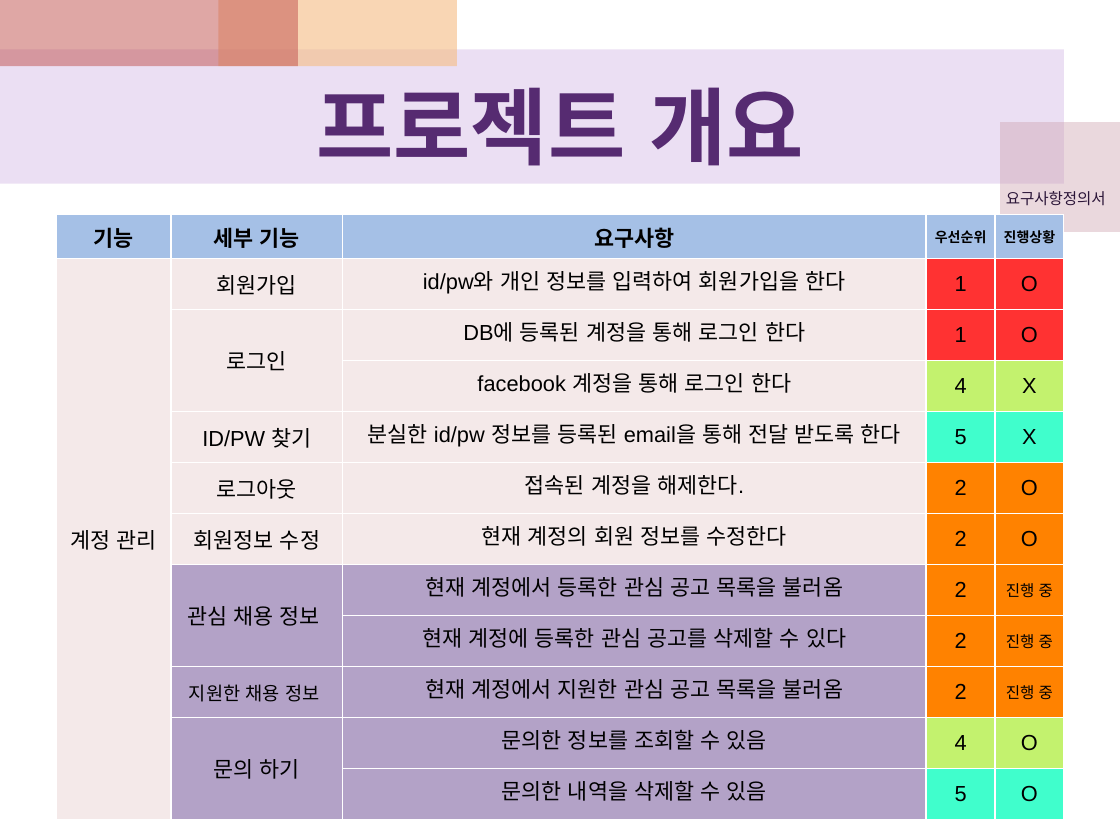
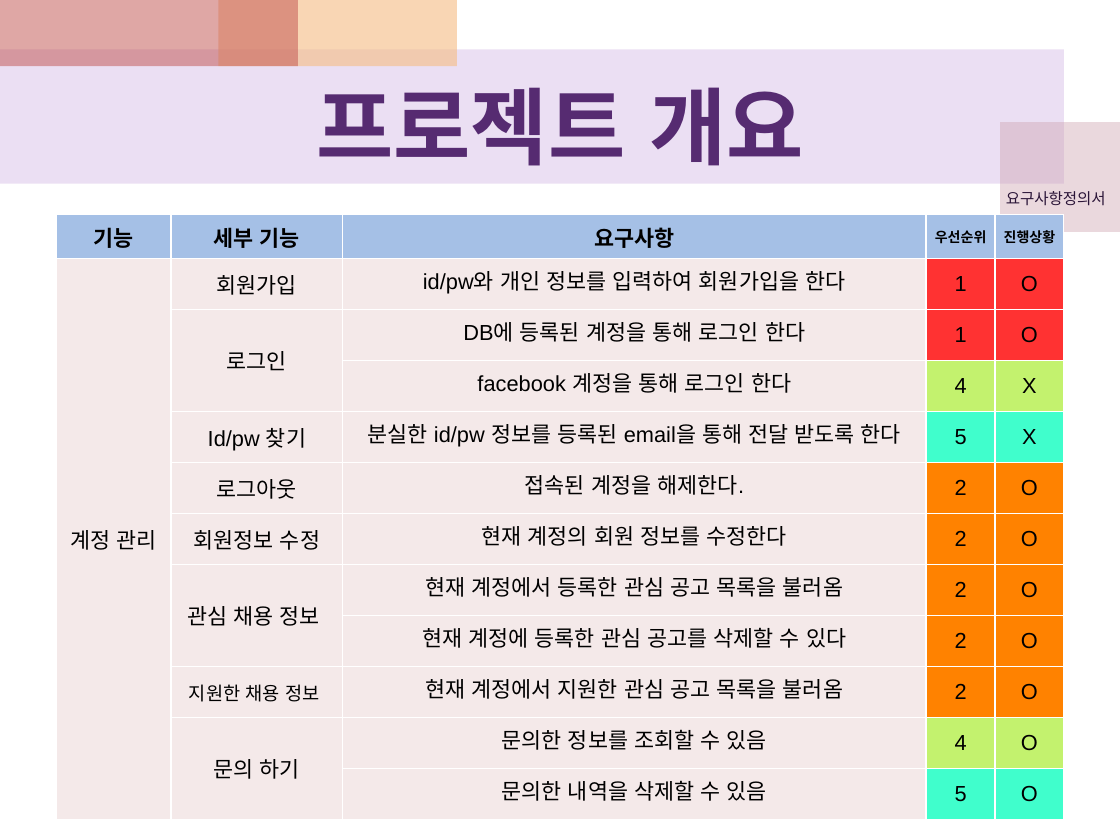
Before and after one commit to JunhyeokKim/javarajob, a slide deck: slide 10 of WebContent/doc/term04(6.1~6.30)/[6조]_term04_170706_javarajob_final.pptx (slide 4 before the commit). Drawn at 1120x840 pixels with LibreOffice and Linux fonts; fonts in the diff are those of the drawing. Boxes give left, top, right and bottom in pixels: in the first picture for what was removed or moved away, otherwise in the second. Text is boxed around its words. In the diff, an @@ line names an element or a change of style, - is before the commit and + after.

Commit message:
css 80프로 완료, email 라이브러리 및 bean 추가

```diff
--- a/WebContent/doc/term04(6.1~6.30)/[6조]_term04_170706_javarajob_final.pptx
+++ b/WebContent/doc/term04(6.1~6.30)/[6조]_term04_170706_javarajob_final.pptx
@@ table at box(56, 215, 1063, 828) @@
-row 5, column 2: ID/PW 찾기
+row 5, column 2: Id/pw 찾기
-row 8, column 5: 진행 중
+row 8, column 5: O
-row 9, column 5: 진행 중
+row 9, column 5: O
-row 10, column 5: 진행 중
+row 10, column 5: O
@@ fill #B3A2C7 to #F4E9E9 in 8 cells @@
```
Also in this commit, not shown: 9 other slides changed, 12 slides added, 2 slides removed, 30 other files.
